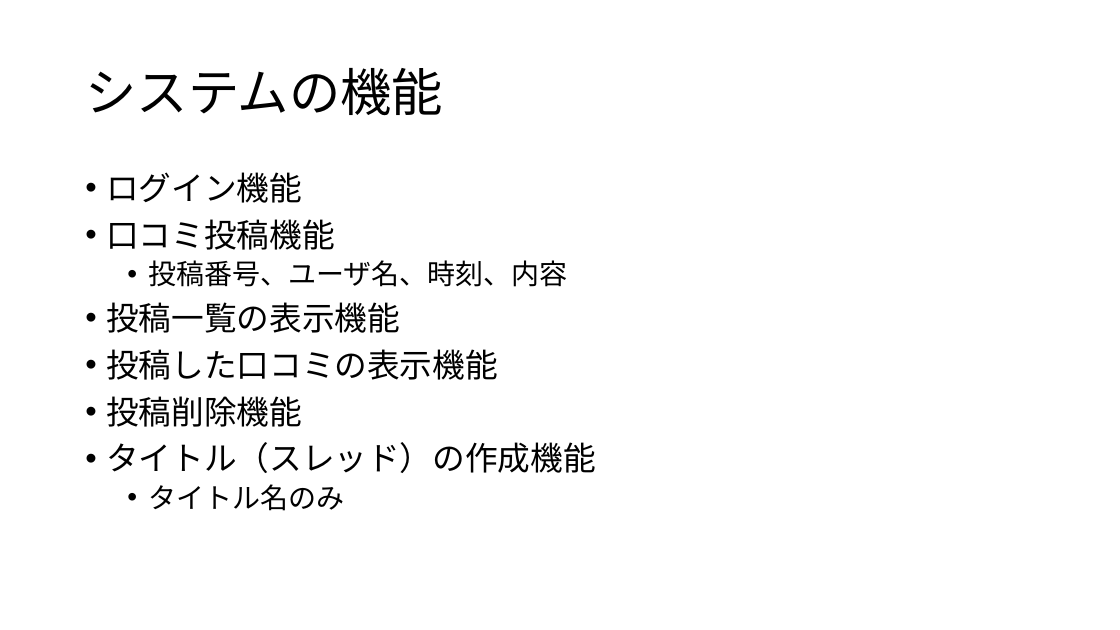
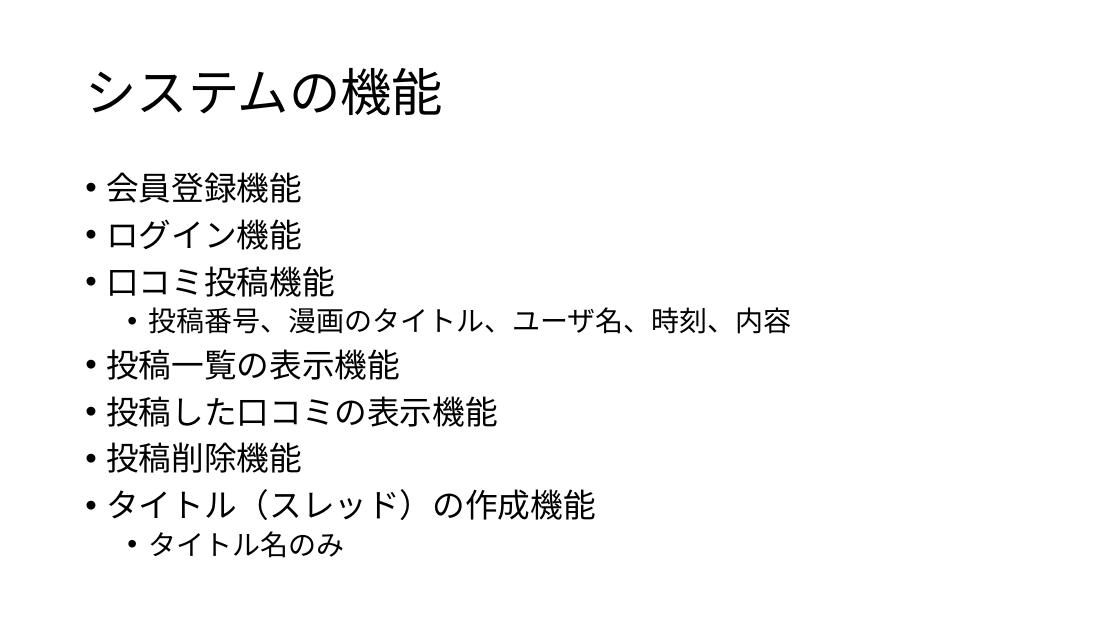
Before and after one commit to Kenta-Shiro/MiniPro2, a slide deck: slide 3 of 要求分析/漫画口コミ投稿システム_要求書.pptx. Drawn at 1120x630 pixels with LibreOffice and Linux fonts; fonts in the diff are those of the drawing. Boxes give left, top, right and bottom in pixels: in the first picture for what was removed or moved away, otherwise in the second. Text is boxed around its words. In the diff, an @@ line names an element or a change of style, - is before the commit and + after.

```diff
--- a/要求分析/漫画口コミ投稿システム_要求書.pptx
+++ b/要求分析/漫画口コミ投稿システム_要求書.pptx
@@ text at (x1=106, y1=172, x2=302, y2=203): paragraph added @@
+• 会員登録機能
@@ text at (x1=148, y1=307, x2=791, y2=334): text changed @@
-  • 投稿番号、ユーザ名、時刻、内容
+  • 投稿番号、漫画のタイトル、ユーザ名、時刻、内容
```
Also in this commit, not shown: 2 other slides changed, 2 other files.
